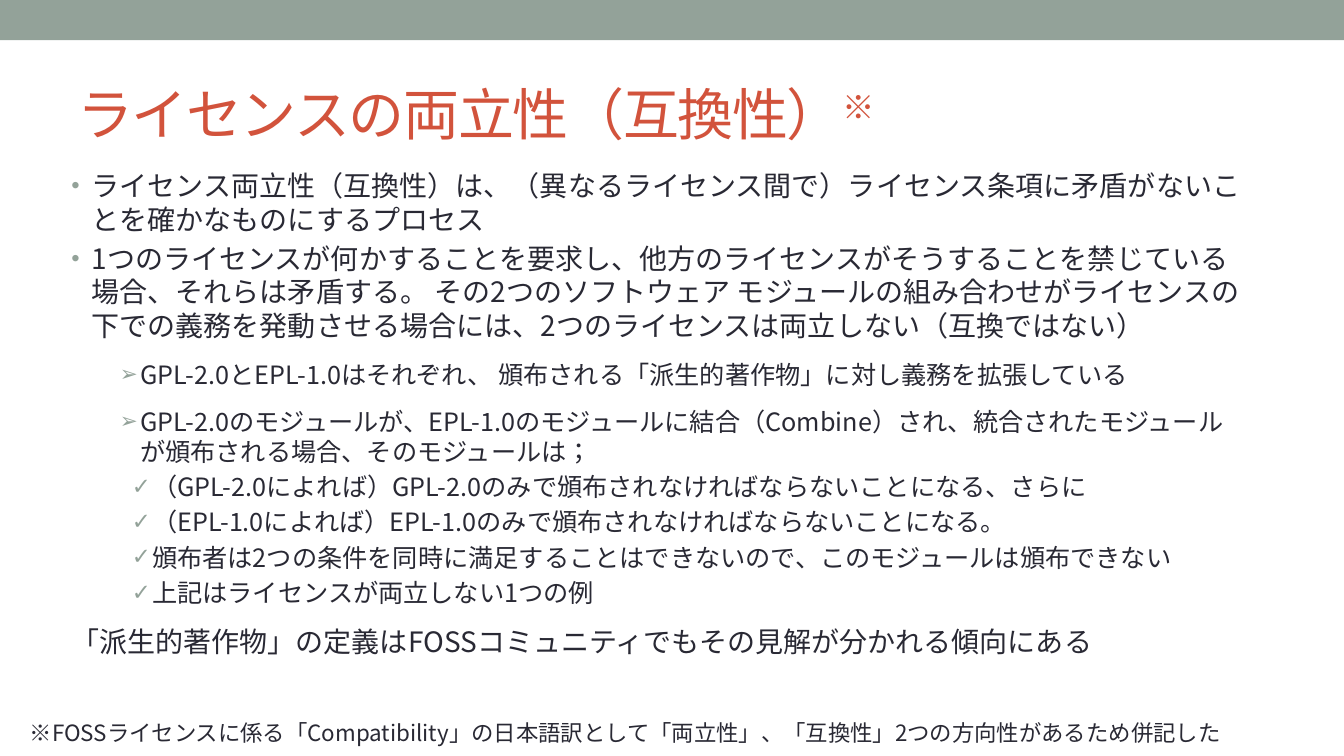
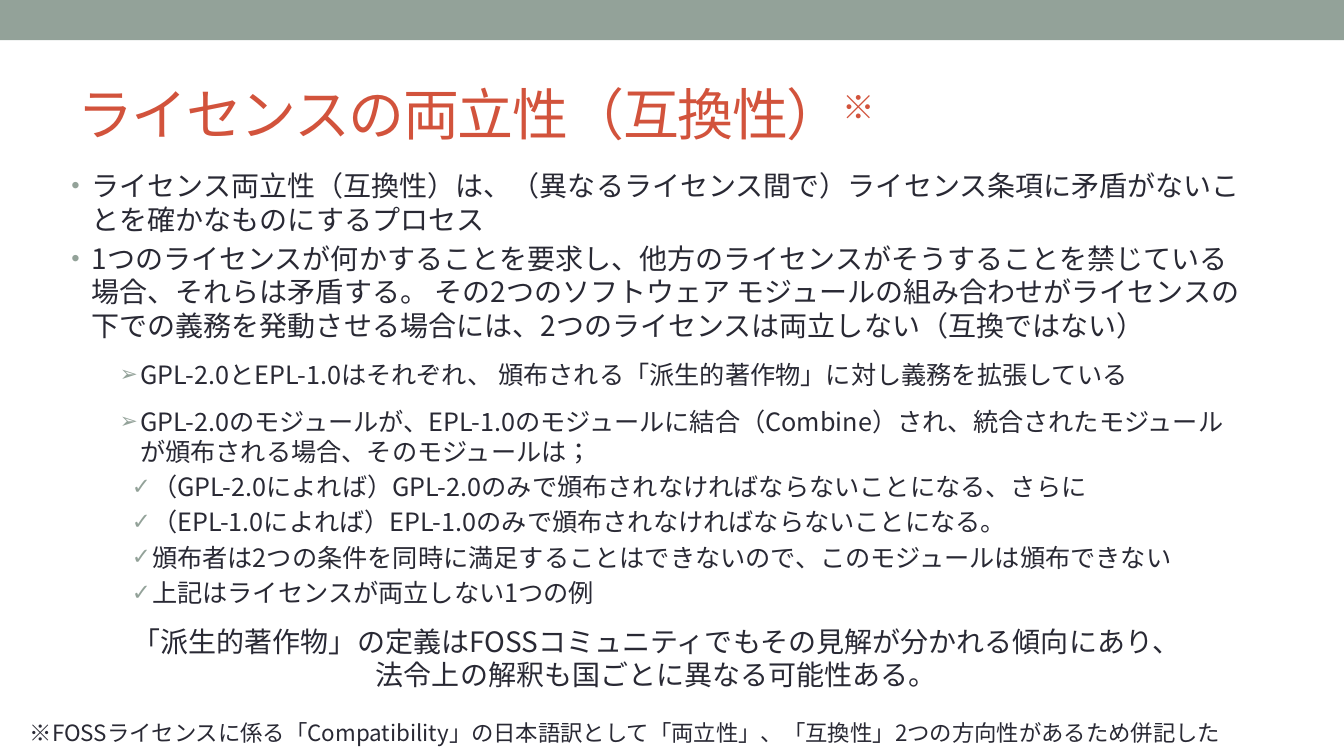
Before and after one commit to OpenChain-Project/Curriculum-Translation-JP, a slide deck: slide 22 of REVIEW/Version_for_v1.1/openchain-curriculum-for-1-1_JP_review_tani.pptx. Drawn at 1344x756 pixels with LibreOffice and Linux fonts; fonts in the diff are those of the drawing; background and template pictures are left out. Boxes give left, top, right and bottom in pixels: in the first picture for what was removed or moved away, otherwise in the second. Text is boxed around its words. In the diff, an @@ line names an element or a change of style, - is before the commit and + after.

```diff
--- a/REVIEW/Version_for_v1.1/openchain-curriculum-for-1-1_JP_review_tani.pptx
+++ b/REVIEW/Version_for_v1.1/openchain-curriculum-for-1-1_JP_review_tani.pptx
@@ text at box(92, 172, 1240, 688): paragraph removed @@
-「派生的著作物」の定義はFOSSコミュニティでもその見解が分かれる傾向にある
@@ text "ライセンス両立性（互換性）は、（異なるライセンス間で）ライセンス条項に矛盾がないことを確かなものにするプロセス" at box(92, 172, 1240, 688): less space between paragraphs @@
@@ text at box(133, 628, 1180, 688): paragraph added @@
+「派生的著作物」の定義はFOSSコミュニティでもその見解が分かれる傾向にあり、
+法令上の解釈も国ごとに異なる可能性ある。
```
Also in this commit, not shown: 2 other slides changed.
